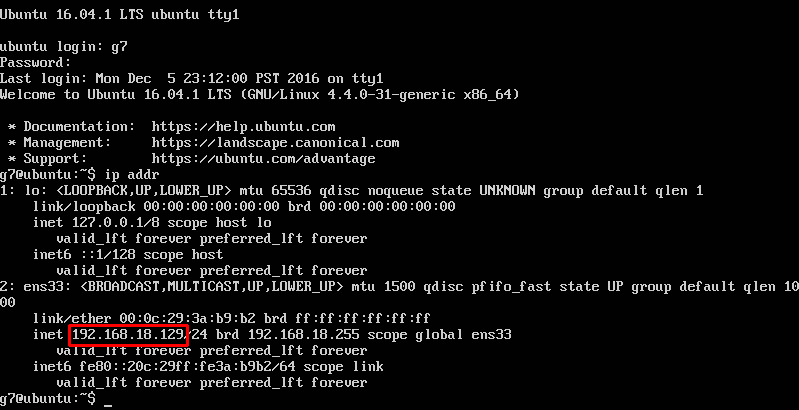
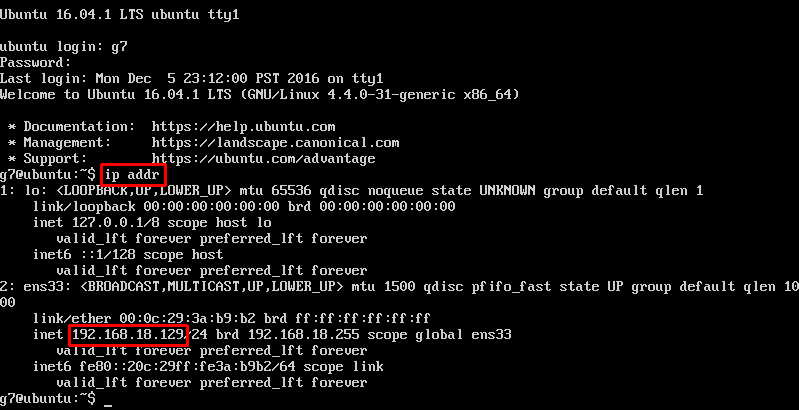
Two versions of the same layered image (799x410). Layer-by-layer changes:
painted on "Pasted Layer" over [100, 163, 167, 187]
